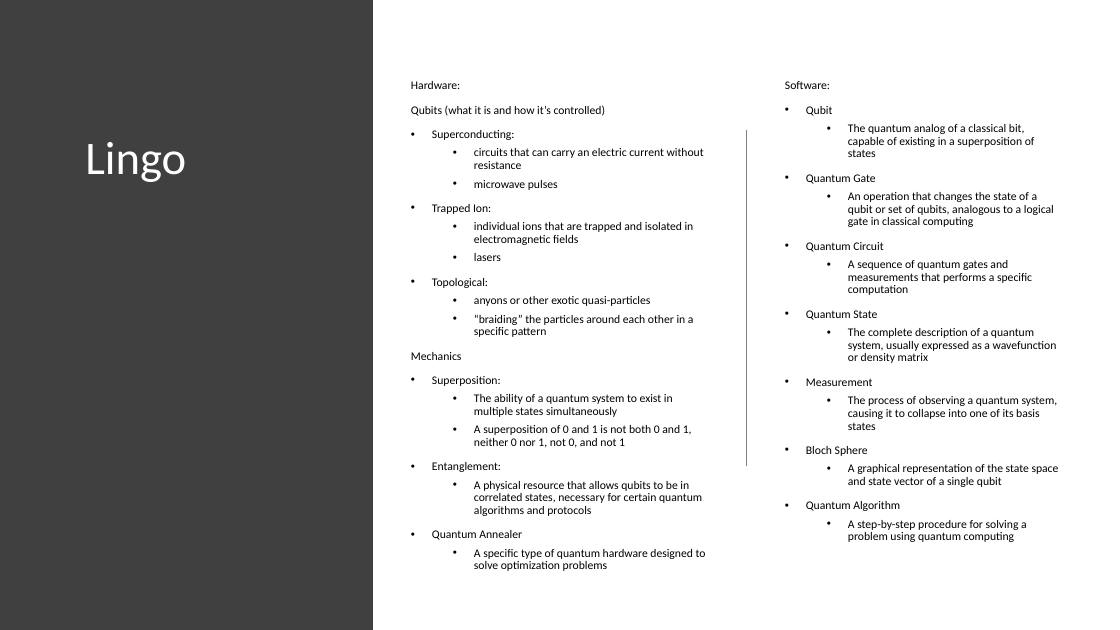
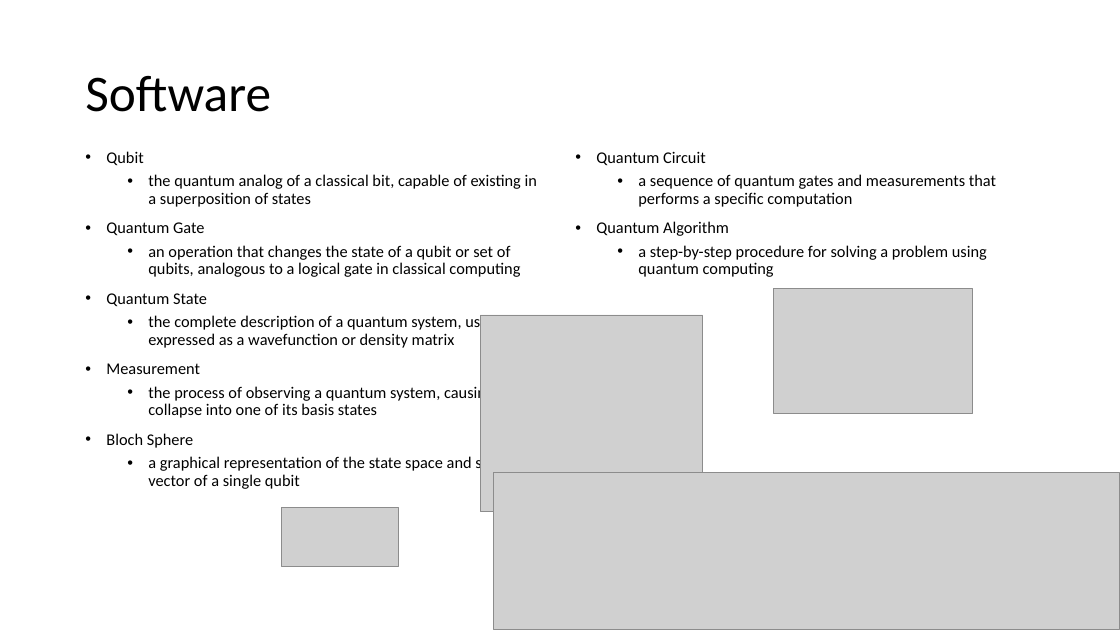
Before and after one commit to splch/ionq-ml-demo, a slide deck: slide 5 of misc/presentation.pptx (slide 4 before the commit). Drawn at 1120x630 pixels with LibreOffice and Linux fonts; fonts in the diff are those of the drawing; grey boxes stand for pictures. Boxes give left, top, right and bottom in pixels: in the first picture for what was removed or moved away, otherwise in the second. Text is boxed around its words. In the diff, an @@ line names an element or a change of style, - is before the commit and + after.

```diff
--- a/misc/presentation.pptx
+++ b/misc/presentation.pptx
@@ rectangle removed at (x1=0, y1=0, x2=373, y2=630) @@
@@ title added at (x1=85, y1=76, x2=271, y2=112), 44 pt, text #000000 @@
+Software
@@ text removed at (x1=411, y1=81, x2=706, y2=571) @@
-Hardware:
-Qubits (what it is and how it’s controlled)
-• Superconducting:
-  • circuits that can carry an electric current without resistance
-  • microwave pulses
-• Trapped Ion:
-  • individual ions that are trapped and isolated in electromagnetic fields
-  • lasers
-• Topological:
-  • anyons or other exotic quasi-particles
-  • “braiding” the particles around each other in a specific pattern
-Mechanics
-• Superposition:
-  • The ability of a quantum system to exist in multiple states simultaneously
-  • A superposition of 0 and 1 is not both 0 and 1, neither 0 nor 1, not 0, and not 1
-• Entanglement:
-  • A physical resource that allows qubits to be in correlated states, necessary for certain quantum algorithms and protocols
-• Quantum Annealer
-  • A specific type of quantum hardware designed to solve optimization problems
@@ text at (x1=785, y1=81, x2=830, y2=89): paragraph removed @@
-Software:
@@ text "Qubit" moved from (x1=785, y1=81, x2=1059, y2=542) to (x1=106, y1=151, x2=537, y2=489) @@
@@ title removed at (x1=85, y1=142, x2=186, y2=182) @@
-Lingo
@@ line removed from (747, 129) to (747, 465) @@
@@ text at (x1=106, y1=151, x2=207, y2=448): size 10 to 14 pt in "Qubit", "Quantum Gate", "Quantum State", "Measurement" and 1 more places @@
@@ text at (x1=148, y1=174, x2=537, y2=207): text changed; size 10 to 14 pt @@
-  • The quantum analog of a classical bit, capable of existing in a superposition of states
+  • the quantum analog of a classical bit, capable of existing in a superposition of states
@@ text added at (x1=596, y1=151, x2=996, y2=277), 14 pt, text #000000 @@
+• Quantum Circuit
+  • a sequence of quantum gates and measurements that performs a specific computation
+• Quantum Algorithm
+  • a step-by-step procedure for solving a problem using quantum computing
@@ text at (x1=148, y1=245, x2=520, y2=277): text changed; size 10 to 14 pt @@
-  • An operation that changes the state of a qubit or set of qubits, analogous to a logical gate in classical computing
-• Quantum Circuit
-  • A sequence of quantum gates and measurements that performs a specific computation
+  • an operation that changes the state of a qubit or set of qubits, analogous to a logical gate in classical computing
@@ picture added at (x1=774, y1=288, x2=973, y2=413) @@
@@ text at (x1=148, y1=314, x2=511, y2=348): text changed; size 10 to 14 pt @@
-  • The complete description of a quantum system, usually expressed as a wavefunction or density matrix
+  • the complete description of a quantum system, usually expressed as a wavefunction or density matrix
@@ picture added at (x1=481, y1=315, x2=703, y2=512) @@
@@ text at (x1=148, y1=385, x2=494, y2=418): text changed; size 10 to 14 pt @@
-  • The process of observing a quantum system, causing it to collapse into one of its basis states
+  • the process of observing a quantum system, causing it to collapse into one of its basis states
@@ text at (x1=148, y1=455, x2=508, y2=489): text changed; size 10 to 14 pt @@
-  • A graphical representation of the state space and state vector of a single qubit
-• Quantum Algorithm
-  • A step-by-step procedure for solving a problem using quantum computing
+  • a graphical representation of the state space and state vector of a single qubit
@@ picture added at (x1=493, y1=473, x2=1120, y2=629) @@
@@ picture added at (x1=281, y1=507, x2=398, y2=566) @@
```
Also in this commit, not shown: 5 other slides changed, 4 slides added, 14 slides removed, 4 other files.
